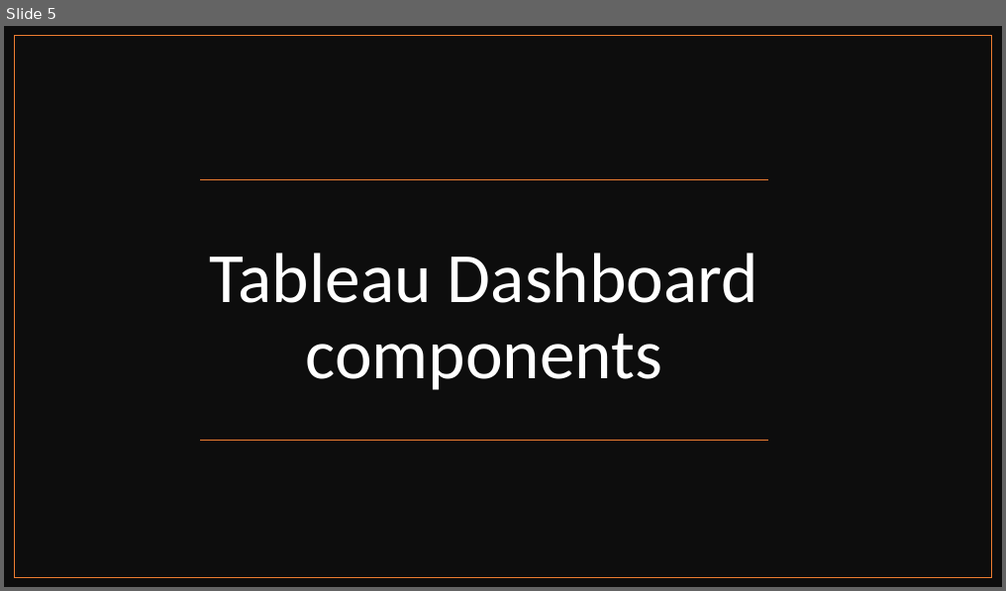
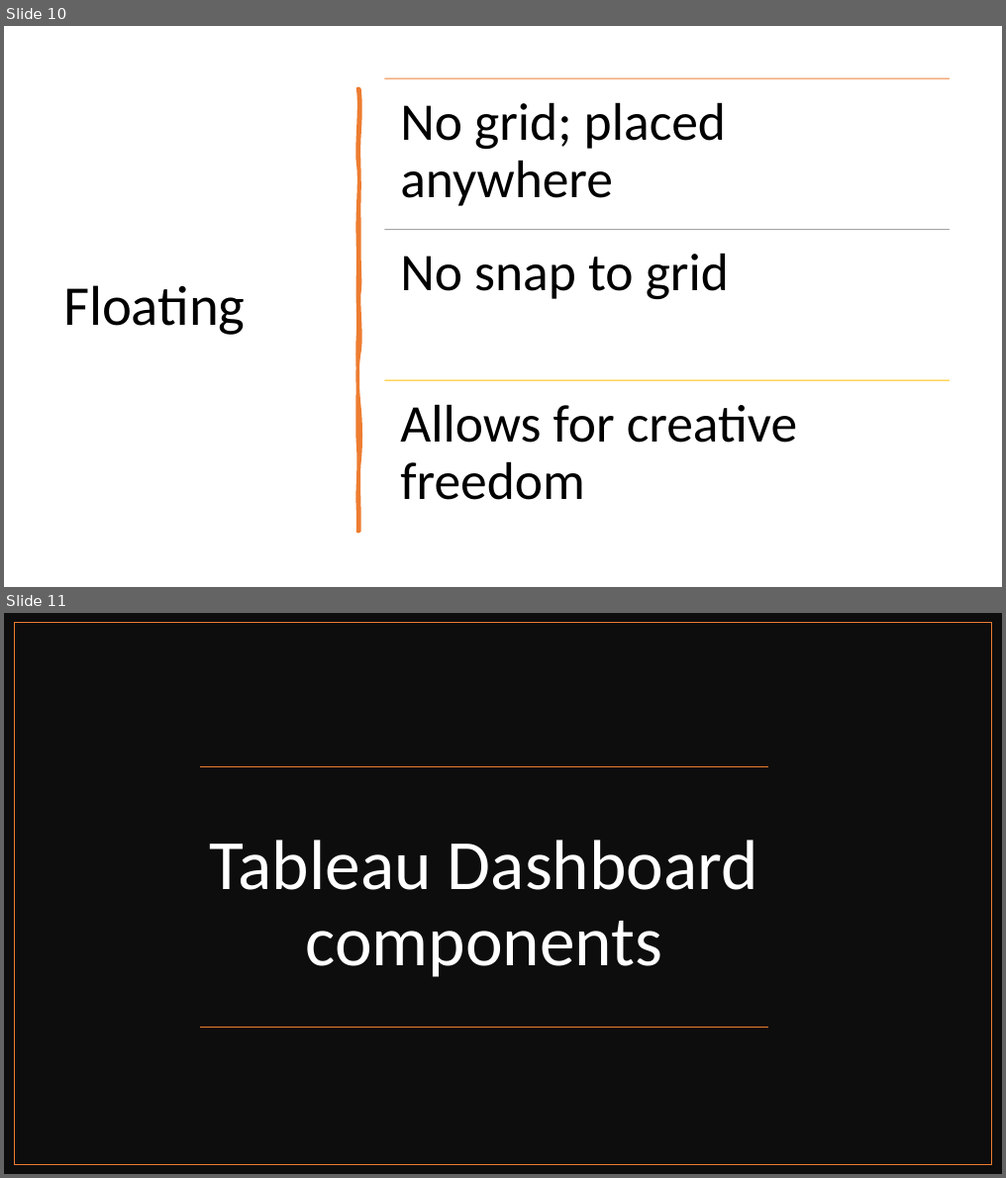
Before and after one commit to akchaudhary57/Job-Ready-Data-Analyst-Course-in-90-Days, a slide deck: Tableau for Visualization/PPT/Interactive Tableau Dashboard.pptx. Shown one above the other, each under a label of ours: slide 5 before the commit, slides 10 and 11 after it. The pictures are 1006x591 and 1006x1178 pixels, drawn with LibreOffice and Linux fonts; fonts in the diff are those of the drawing. Boxes give left, top, right and bottom in pixels: in the first picture for what was removed or moved away, otherwise in the second. Text is boxed around its words. In the diff, an @@ line names an element or a change of style, - is before the commit and + after.

```diff
--- a/Tableau for Visualization/PPT/Interactive Tableau Dashboard.pptx
+++ b/Tableau for Visualization/PPT/Interactive Tableau Dashboard.pptx
@@ slide 10 added at bbox=[4, 26, 1002, 587], background #FFFFFF @@
@@ freeform shape added at bbox=[358, 89, 359, 532], fill #ED7D31, outline #ED7D31 3.25 pt @@
@@ title added at bbox=[63, 285, 245, 335], 54 pt, text #000000 @@
+Floating
@@ group added at bbox=[384, 78, 949, 500]: 3 lines, 3 texts @@
+No grid; placed anywhere
+No snap to grid
+Allows for creative freedom
@@ what was slide 5 is now slide 11 @@
```
Also in this commit, not shown: 1 slide changed, 6 other slides added, 1 slide removed, 1 other file.
